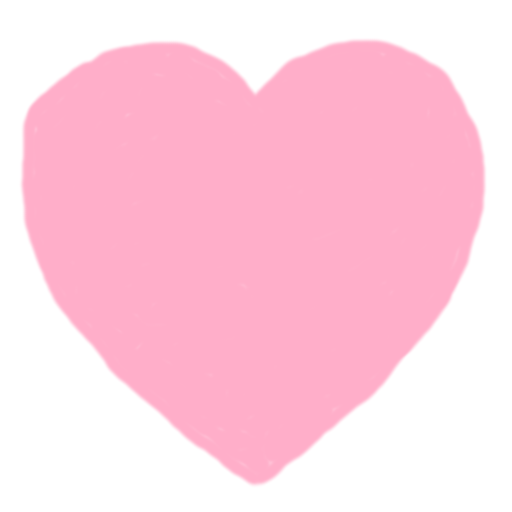
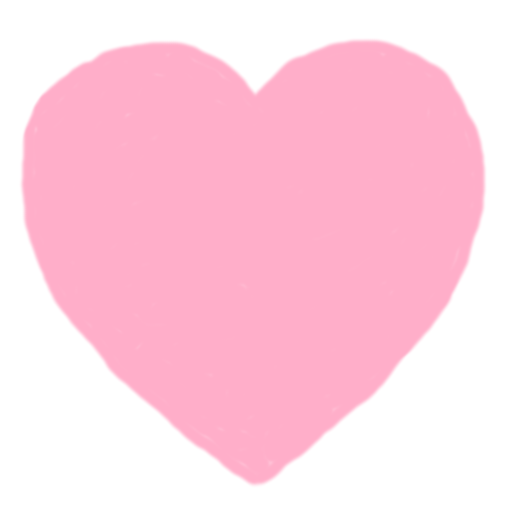
Before/after of a (512, 512) layered artwork. What changed in the layer stack:
painted on "Layer" over [21, 90, 46, 141]
